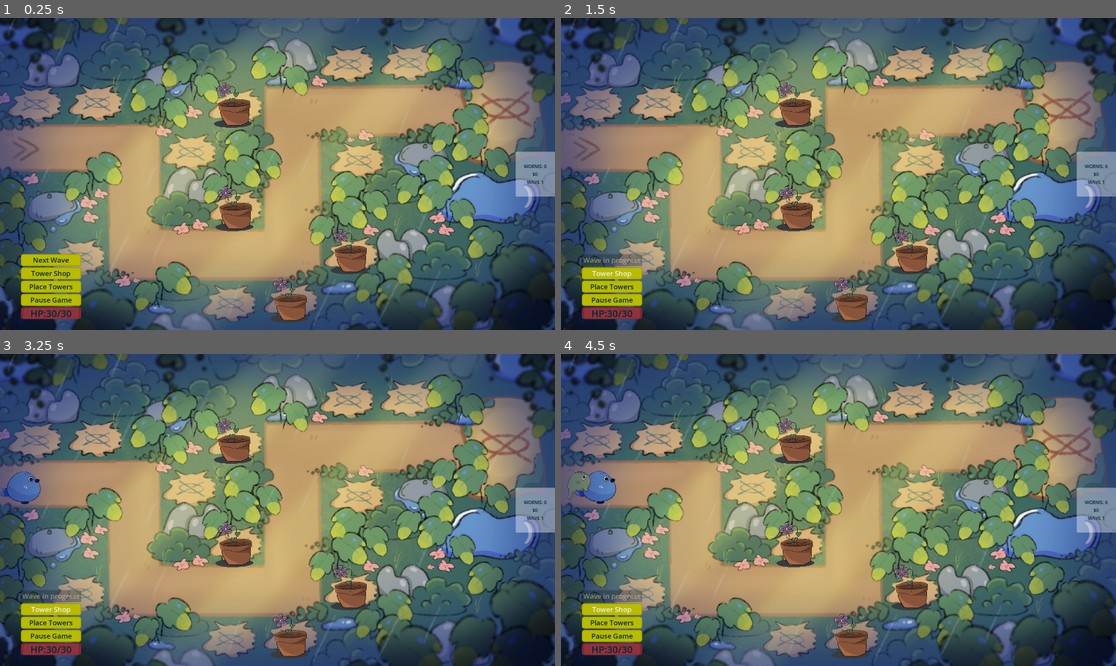
Above: before the commit, frames 1-4 (two rows, left to right).
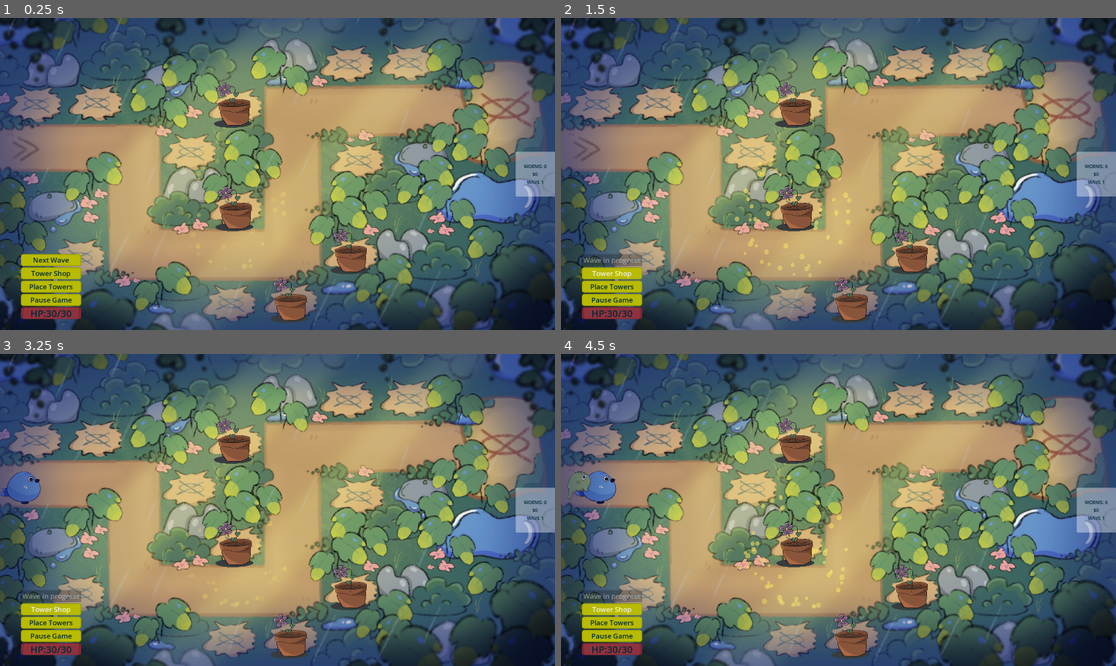
Above: after the commit, the same moments.

Repository: 100-Devs-1-Game/MossyMarchDefense
Game: Godot game, scene res://game/scenes/levels/level_1.tscn
Two runs of this game, one before a commit and one after it. Both use one fixed random seed, a clock stepped at 60 frames per second and the inputs below. This scene is started directly instead of the project's main scene.
Inputs:
- Up to frame 1 (0.25 s): no input
- Up to frame 2 (1.5 s): click "Next Wave" at 0.5 s; click "Tower Shop" at 1.25 s
- Up to frame 3 (3.25 s): click "Place Towers" at 2 s; click "Tower Shop" at 2.75 s
- Up to frame 4 (4.5 s): click "Place Towers" at 3.5 s; click "Tower Shop" at 4.25 s

The runs differ from the first frame. In frame 1, less than 0.1% of the frame differs, in the area x 32-42%, y 45-64%; in frame 2, 0.3%; in frame 3, less than 0.1%; in frame 4, 0.4%, in the area x 31-52%, y 44-82%.

Commit message:
Pollen attack particles
Check out level 1 to see it

Diff:
--- a/src/game/scenes/levels/level_1.tscn
+++ b/src/game/scenes/levels/level_1.tscn
@@ -12,6 +12,7 @@
 [ext_resource type="Script" uid="uid://5t10kxtq3ygk" path="res://resources/wave_data/wave_data.gd" id="4_naiax"]
 [ext_resource type="PackedScene" uid="uid://ht2s7wyyb24a" path="res://game/towers/debug_tower.tscn" id="6_63j5y"]
 [ext_resource type="PackedScene" uid="uid://dveghwoyhw5i1" path="res://game/towers/tower_placement.tscn" id="6_gvaum"]
+[ext_resource type="PackedScene" uid="uid://ddkvl4mck8qrr" path="res://game/towers/PollenParticleGenerator.tscn" id="6_nse3i"]
 
 [sub_resource type="NavigationPolygon" id="NavigationPolygon_1k2pe"]
 vertices = PackedVector2Array(1454.6328, 12.1015625, 1463.3281, 145.20313, 693.53906, 160.20313, 534.77344, 21.890625, 523.77344, 502.28125, 716.52344, 657.8906, 2.6015625, 651.09375, 154.1875, 491.71875, -12.3984375, 279.95313, 147.20313, 141.38281, -377.64844, 161.60156, -373.35156, 281.9375)
@@ -158,6 +159,10 @@
 
 [node name="Enemies" type="Node2D" parent="." groups=["enemies_group"]]
 
+[node name="PollenParticleGenerator" parent="." instance=ExtResource("6_nse3i")]
+position = Vector2(815.0002, 677.0001)
+scale = Vector2(3, 3)
+
 [node name="Path" type="Node2D" parent="."]
 script = ExtResource("1_mxxve")
 nav_polygon = SubResource("NavigationPolygon_1k2pe")
--- /dev/null
+++ b/src/game/towers/PollenParticleGenerator.tscn
@@ -0,0 +1,29 @@
+[gd_scene load_steps=3 format=3 uid="uid://ddkvl4mck8qrr"]
+
+[ext_resource type="Texture2D" uid="uid://cda8hi3wbef6m" path="res://assets/Towers/Flower Pot/pollen_attack.png" id="1_r8o3o"]
+
+[sub_resource type="Gradient" id="Gradient_8d8a5"]
+offsets = PackedFloat32Array(0, 0.106299214, 0.22047244, 1)
+colors = PackedColorArray(1, 1, 1, 0, 1, 1, 1, 0.5764706, 1, 1, 1, 1, 1, 1, 1, 0)
+
+[node name="PollenParticleGenerator" type="Node2D"]
+position = Vector2(990, 473)
+scale = Vector2(5, 5)
+
+[node name="CPUParticles2D" type="CPUParticles2D" parent="."]
+amount = 64
+texture = ExtResource("1_r8o3o")
+lifetime = 3.0
+explosiveness = 0.9
+emission_shape = 2
+emission_sphere_radius = 64.0
+spread = 180.0
+gravity = Vector2(0, 0)
+initial_velocity_max = 10.0
+angular_velocity_min = 20.0
+angular_velocity_max = 40.0
+damping_min = 2.0
+damping_max = 4.0
+scale_amount_min = 0.04
+scale_amount_max = 0.08
+color_ramp = SubResource("Gradient_8d8a5")
Binary file changed: src/assets/Towers/Flower Pot/pollen_attack.png
Not shown: 1 places in src/game/scenes/levels/level_1.tscn that only renumber resources
